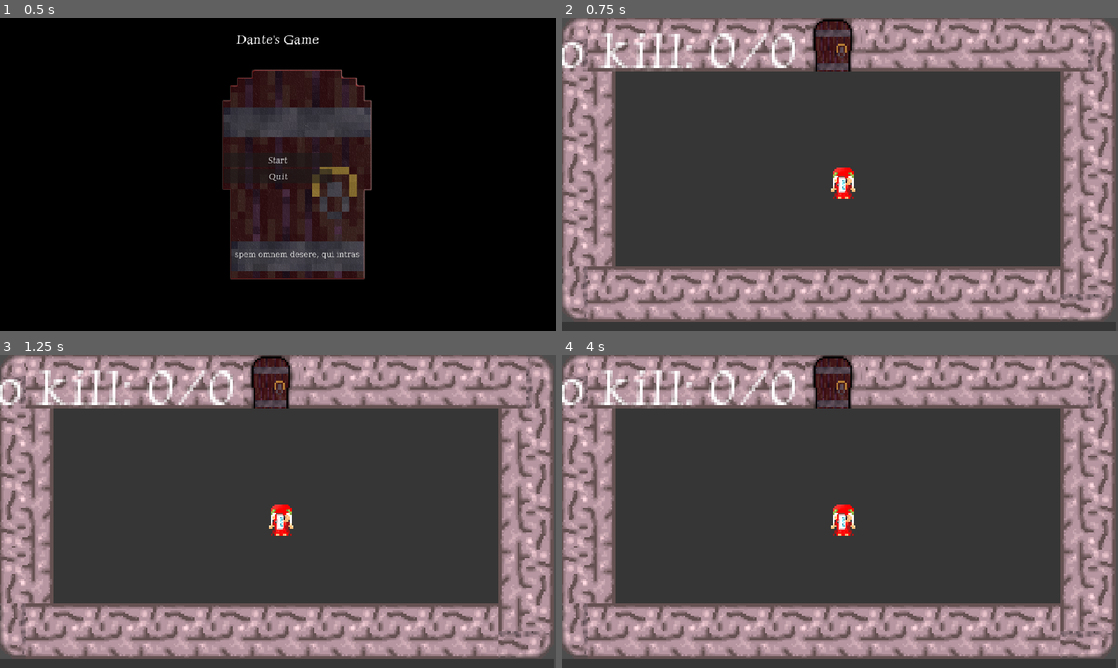
Above: before the commit, frames 1-4 (two rows, left to right).
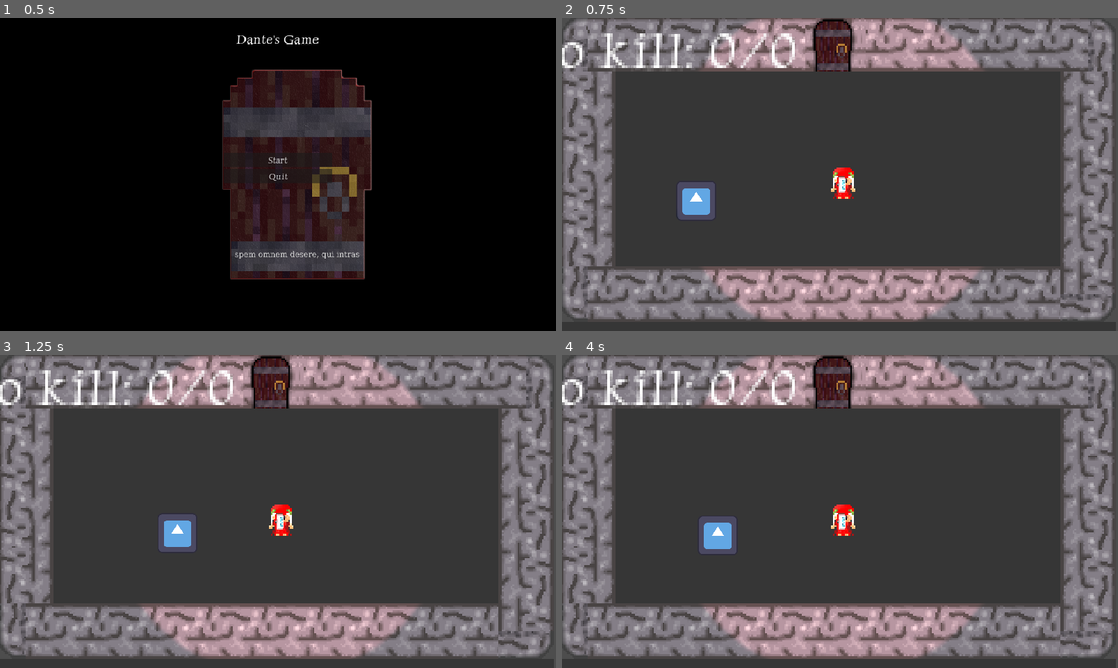
Above: after the commit, the same moments.

Repository: Ivan29020/Dantes-Reinterpretation
Game: Godot game, scene res://Menu/menu.tscn
Two runs of this game, one before a commit and one after it. Both use one fixed random seed, a clock stepped at 60 frames per second and the inputs below. The engine's default icon, where the game draws it, is replaced by a stand-in: a white triangle on a blue panel in a dark square.
Inputs (mouse positions are in pixels of both pictures, inside the frame that each line leads up to):
- Up to frame 1 (0.5 s): no input
- Up to frame 2 (0.75 s): click "Start" at 0.5 s
- Up to frame 3 (1.25 s): no input
- Up to frame 4 (4 s): move the mouse to (962, 495) at 1.27 s; press the mouse at (962, 495) at 1.28 s; hold Right (button_right) 1.28-2.03 s; move the mouse to (728, 527) at 2.02 s; release the mouse at (728, 527) at 2.03 s; hold Down (button_down) 2.03-2.78 s; tap Shift (button2) at 2.1 s; move the mouse to (895, 442) at 2.77 s; hold Right (button_right) 2.78-3.5 s; tap E (button3) at 2.85 s; click "Start" at 3.5 s

Frame 1 is identical in both runs. In frame 2, 32% of the frame differs, in the area x 0-100%, y 0-98%; in frame 3, 32%; in frame 4, 32%.

Commit message:
Aggiornato codice per unire il progresso

Diff:
--- a/Giocatore/dante.tscn
+++ b/Giocatore/dante.tscn
@@ -249,3 +249,4 @@
 arma = NodePath("../Spawner_proiettili")
 
 [node name="Spawner_proiettili" parent="." instance=ExtResource("26_barov")]
+spawner_giocatore = true
--- a/Nemici/nemico_base.gd
+++ b/Nemici/nemico_base.gd
@@ -1,20 +1,22 @@
 extends CharacterBody2D
 
-var vel : int = 200
-var maxhp : int = 100
-var hp : int = 100 : set = aggiorna_hp
-var punteggio : int = 10 #quantita di spazio rigenerato quando uccidi il nemico
+@export var vel : int = 50
+@export var maxhp : int = 30
+@export var hp : int = 30 : set = aggiorna_hp
+@export var regen : int = 10 #quantita di spazio rigenerato quando uccidi il nemico
+@export var punteggio : int = 5
 
 func aggiorna_hp(newhp):
 
-	hp += newhp
-	if hp > maxhp:
+	hp = newhp
+	if hp >= maxhp:
 		hp = maxhp
 	if hp <= 0:
 		muori()
 
 func muori():
-	#aggiungere codice per incrementare dimensione
+	Global.Restrizione.dimensione += regen
+	Global.Killcount.punteggio += punteggio
 	queue_free()
 
 func _process(delta):
@@ -28,9 +30,7 @@
 
 func move_ai():
 
-	var dir : Vector2 = Vector2.ZERO
+	var dir : Vector2 = (Global.Giocatore.global_position - global_position).normalized()
 
-	#prendere la posizione del giocatore una volta che diventa globale
-	dir = (global_position - Vector2.ZERO).normalized() #Temporaneo
 
 	return dir
--- a/Proiettili/Spawner_proiettili.gd
+++ b/Proiettili/Spawner_proiettili.gd
@@ -19,7 +19,6 @@
 	return npro
 
 func spara(dir):
-
 	if $velocitafuoco.is_stopped():
 		var npro = crea_proiettile(dir)
 		get_tree().get_root().add_child(npro) #migliorare
--- a/Proiettili/proiettile_base.gd
+++ b/Proiettili/proiettile_base.gd
@@ -15,7 +15,7 @@
 	if proiettile_giocatore:
 		body.hp -= danni
 	else:
-		pass #aggiungere codice per diminure dimensione qualora il giocatore viene colpito
+		Global.Restrizione.dimensione -= danni
 
 func cambia_tipo(tipo):
 	proiettile_giocatore = tipo
--- a/Scena/piano_1.tscn
+++ b/Scena/piano_1.tscn
@@ -1,8 +1,9 @@
-[gd_scene load_steps=5 format=3 uid="uid://dn37x3ltlsvbv"]
+[gd_scene load_steps=6 format=3 uid="uid://dn37x3ltlsvbv"]
 
 [ext_resource type="PackedScene" uid="uid://bvybju4b7efsr" path="res://Scena/tile_map.tscn" id="1_5rgdw"]
 [ext_resource type="Script" path="res://Scena/Area2D1.gd" id="2_64pfk"]
 [ext_resource type="PackedScene" uid="uid://cdim5rvmj2t2n" path="res://Giocatore/dante.tscn" id="3_cwr6g"]
+[ext_resource type="PackedScene" uid="uid://cf8sxoekehwb6" path="res://Nemici/nemico_base.tscn" id="4_i2rd0"]
 
 [sub_resource type="CircleShape2D" id="CircleShape2D_b2fsr"]
 radius = 24.0208
@@ -22,5 +23,8 @@
 [node name="Giocatore" parent="." instance=ExtResource("3_cwr6g")]
 position = Vector2(163, 97)
 
+[node name="nemico_base" parent="." instance=ExtResource("4_i2rd0")]
+position = Vector2(70, 107)
+
 [connection signal="body_entered" from="Area2D" to="Area2D" method="_on_body_entered"]
 [connection signal="body_exited" from="Area2D" to="Area2D" method="_on_body_exited"]
--- a/Sistemi/Killcounter.gd
+++ b/Sistemi/Killcounter.gd
@@ -1,7 +1,7 @@
 extends Control
 
 var punteggio : int = 0 : set = aggiorna_punteggio
-var obbiettivo : int = 10 : set = aggiorna_obbiettivo
+var obbiettivo : int = 50 : set = aggiorna_obbiettivo
 
 signal obbiettivo_raggiunto(raggiunto : bool)
 
--- a/Sistemi/restrizione.tscn
+++ b/Sistemi/restrizione.tscn
@@ -26,7 +26,7 @@
 color = Color(0.960784, 0.478431, 0.486275, 1)
 energy = 0.4
 texture = ExtResource("2_tcv8d")
-texture_scale = 8.0
+texture_scale = 2.0
 
 [connection signal="body_entered" from="." to="." method="_on_body_entered"]
 [connection signal="body_exited" from="." to="." method="_on_body_exited"]
--- a/Sistemi/restrizione_spazio.gd
+++ b/Sistemi/restrizione_spazio.gd
@@ -2,7 +2,7 @@
 
 var max_dimensione : int = 100
 var dimensione : int = 100 : set = cambia_dimensione;
-var velocita_restrizione : float = 0.5
+var velocita_restrizione : float = 1
 
 const PERCENTUALE_MODALITA_HARD = 0.35
 const PERCENTUALE_MORTE = 0.05
@@ -10,9 +10,11 @@
 signal hard_mode_threshold(is_hard_mode : bool)
 
 func cambia_dimensione(dim : int):
-	dimensione += dim
+	dimensione = dim
+	if dimensione >= max_dimensione:
+		dimensione = max_dimensione
 	$CollisionShape2D.shape.radius = dimensione
-	$PointLight2D.texture_scale = dimensione/50
+	$PointLight2D.texture_scale = dimensione/50.0
 	hard_mode_threshold.emit(dimensione < max_dimensione * PERCENTUALE_MODALITA_HARD)
 	if dimensione < max_dimensione * PERCENTUALE_MODALITA_HARD:
 		$PointLight2D.color = Color(0.96,1.0,0.66,1)
@@ -20,7 +22,7 @@
 		$PointLight2D.color = Color(0.96,0.47,0.48,1)
 
 func _on_restriction_tick_timeout():
-	cambia_dimensione(-velocita_restrizione)
+	dimensione -= velocita_restrizione
 
 
 func _on_body_exited(body):
